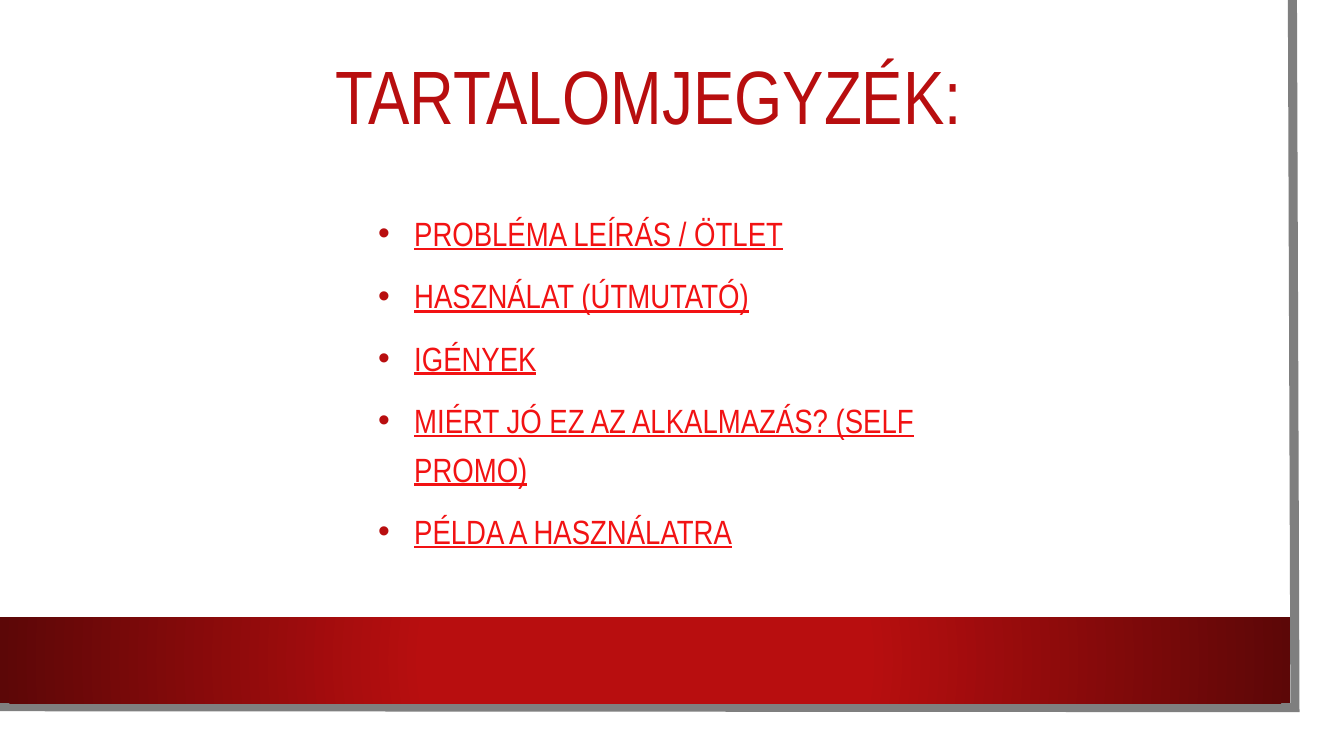
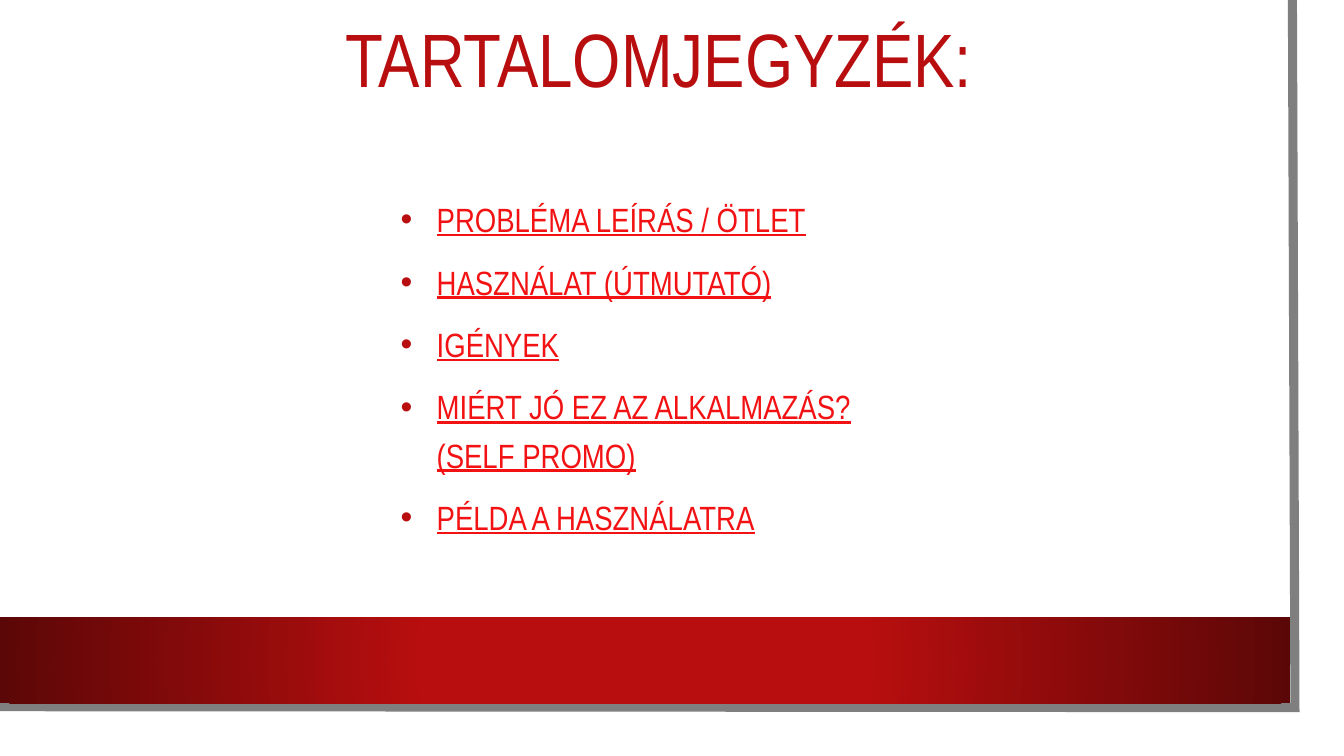
Before and after one commit to karpatililiana/Csapatmunka2.0, a slide deck: slide 2 of Programbemutató.pptx. Drawn at 1344x756 pixels with LibreOffice and Linux fonts; fonts in the diff are those of the drawing; background and template pictures are left out. Boxes give left, top, right and bottom in pixels: in the first picture for what was removed or moved away, otherwise in the second. Text is boxed around its words. In the diff, an @@ line names an element or a change of style, - is before the commit and + after.

Commit message:
Használat félig és Igények leírása és rendezése

```diff
--- a/Programbemutató.pptx
+++ b/Programbemutató.pptx
@@ title "TARTALOMJEGYZÉK:": place and size @@
-title "TARTALOMJEGYZÉK:" at bbox=[335, 63, 962, 125]
+title "TARTALOMJEGYZÉK:" at bbox=[346, 26, 973, 88]
@@ text "PROBLÉMA LEÍRÁS / ÖTLET" rewrapped from bbox=[414, 219, 914, 548] to bbox=[437, 205, 851, 534] @@
```
Also in this commit, not shown: 1 other slide changed, 1 slide added, 1 slide removed.
